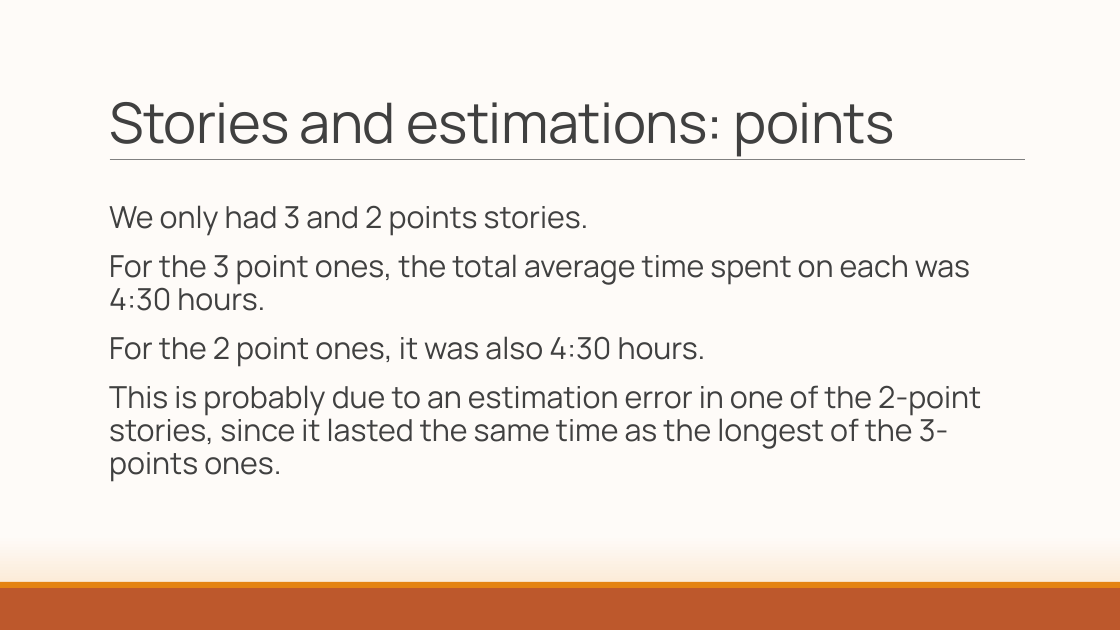
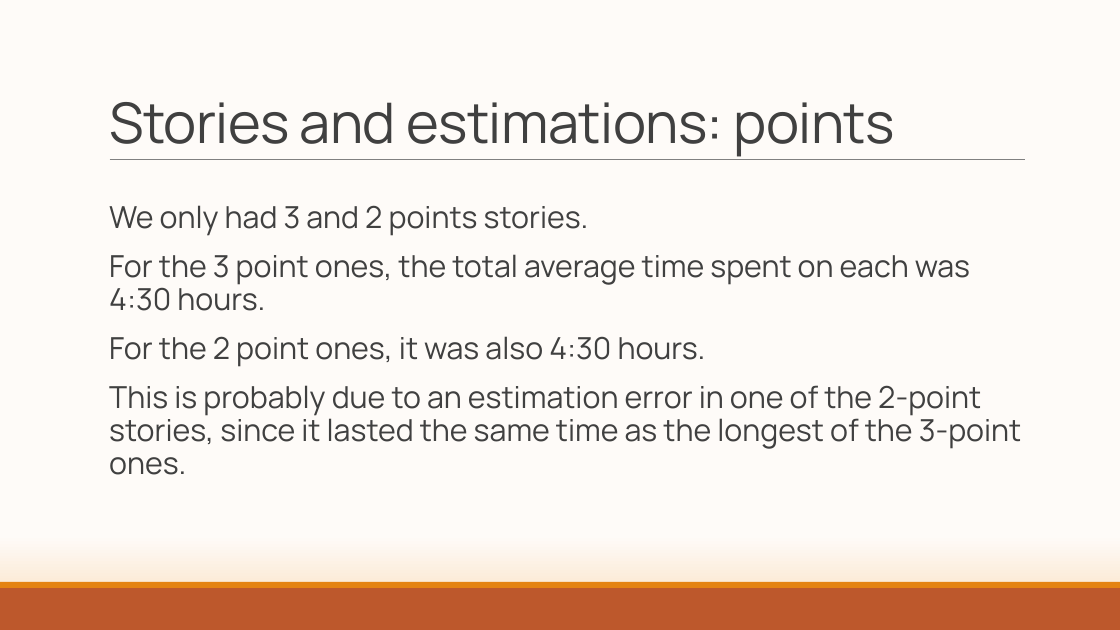
Before and after one commit to ThePseudo/GroupA_SE2_2019, a slide deck: slide 5 of sprint_retrospective.pptx. Drawn at 1120x630 pixels with LibreOffice and Linux fonts; fonts in the diff are those of the drawing. Boxes give left, top, right and bottom in pixels: in the first picture for what was removed or moved away, otherwise in the second. Text is boxed around its words. In the diff, an @@ line names an element or a change of style, - is before the commit and + after.

```diff
--- a/sprint_retrospective.pptx
+++ b/sprint_retrospective.pptx
@@ text at [109, 385, 1022, 475]: text changed @@
-  This is probably due to an estimation error in one of the 2-point stories, since it lasted the same time as the longest of the 3-points ones.
+  This is probably due to an estimation error in one of the 2-point stories, since it lasted the same time as the longest of the 3-point ones.
```
